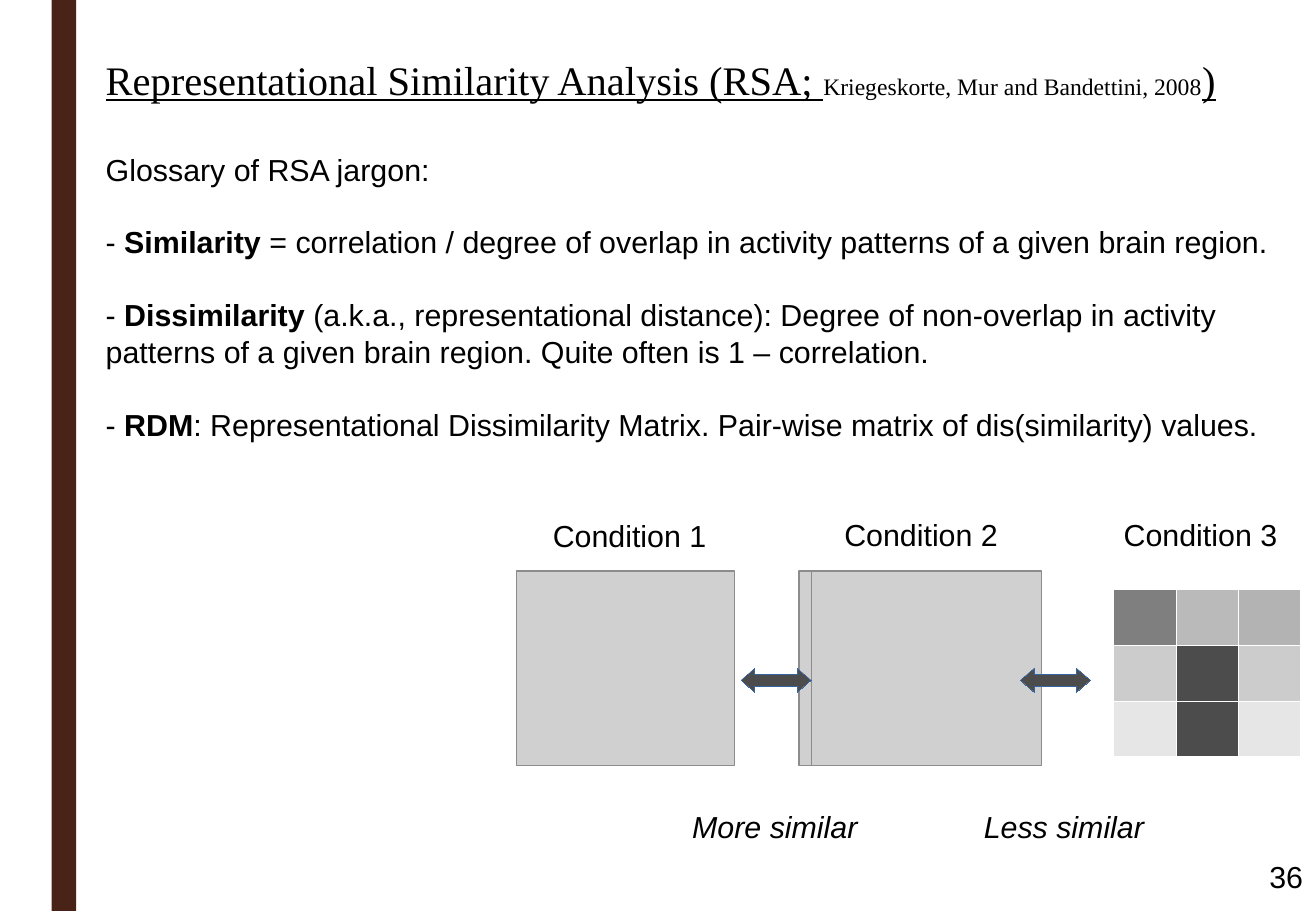
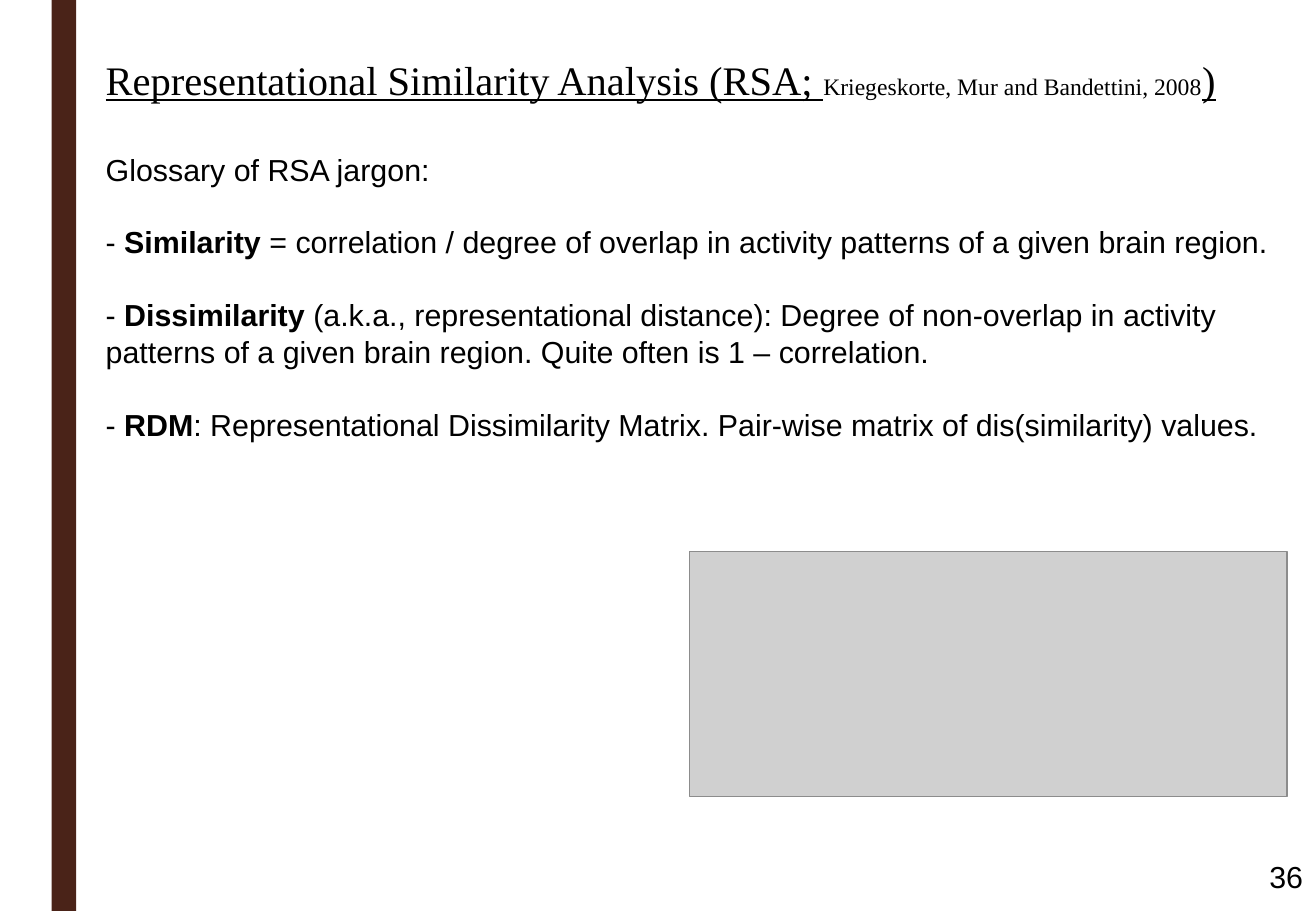
Before and after one commit to ortiztud/fmri_analysis_intro, a slide deck: slide 36 of slides/slides_session-5.pptx. Drawn at 1316x911 pixels with LibreOffice and Linux fonts; fonts in the diff are those of the drawing; grey boxes stand for pictures; background and template pictures are left out. Boxes give left, top, right and bottom in pixels: in the first picture for what was removed or moved away, otherwise in the second. Text is boxed around its words. In the diff, an @@ line names an element or a change of style, - is before the commit and + after.

```diff
--- a/slides/slides_session-5.pptx
+++ b/slides/slides_session-5.pptx
@@ text removed at [553,525,706,548] @@
-Condition 1
@@ text removed at [844,524,998,547] @@
-Condition 2
@@ text removed at [1124,524,1277,547] @@
-Condition 3
@@ picture added at [690,552,1288,797] @@
@@ picture removed at [516,571,734,766] @@
@@ picture removed at [800,571,1030,766] @@
@@ picture removed at [812,571,1043,766] @@
@@ table removed at [1114,589,1300,757], 3 rows, 3 columns @@
- |  | 
- |  | 
- |  | 
@@ freeform shape removed at [741,668,812,693] @@
@@ freeform shape removed at [1021,668,1091,693] @@
@@ text removed at [692,816,858,839] @@
-More similar
@@ text removed at [984,816,1144,839] @@
-Less similar
```
Also in this commit, not shown: 8 other slides changed, 2 other files.
